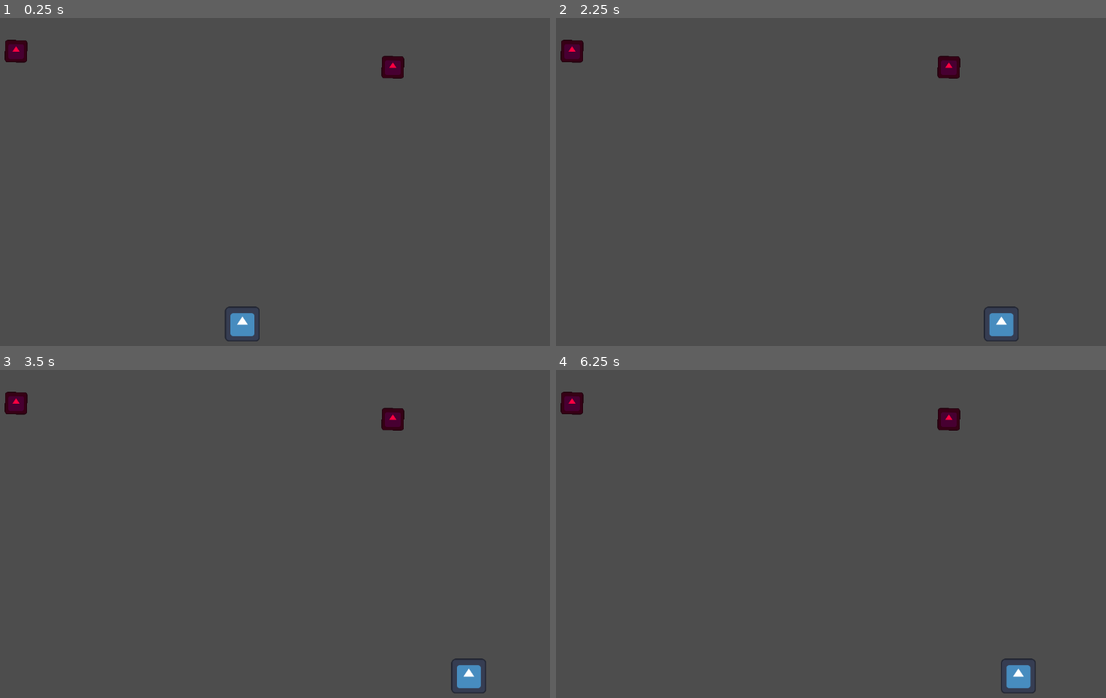
Above: before the commit, frames 1-4 (two rows, left to right).
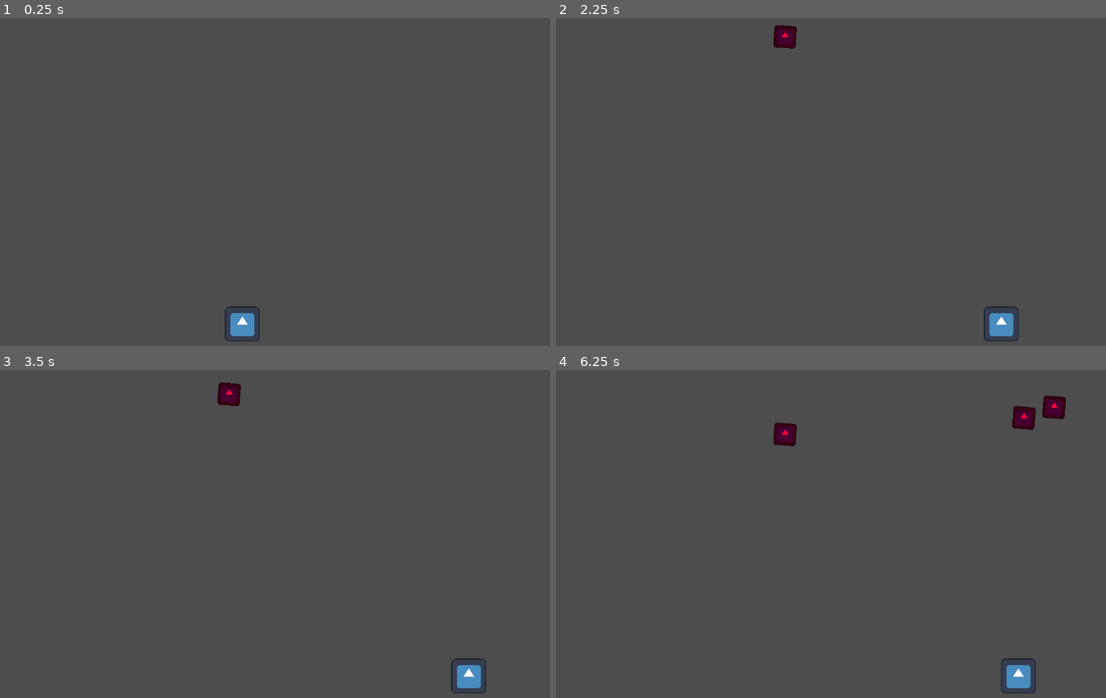
Above: after the commit, the same moments.

Repository: pengpa0012/godot-2d-platformer
Game: Godot game, scene res://Scenes/world.tscn
Two runs of this game, one before a commit and one after it. Both use one fixed random seed, a clock stepped at 60 frames per second and the inputs below. The engine's default icon, where the game draws it, is replaced by a stand-in: a white triangle on a blue panel in a dark square.
Inputs:
- Up to frame 1 (0.25 s): no input
- Up to frame 2 (2.25 s): tap Enter at 0.5 s; hold Right (ui_right) 0.53-2.03 s; hold Left (ui_left) from 2.03 s (still down)
- Up to frame 3 (3.5 s): release Left (ui_left) at 2.78 s; hold Right (ui_right) from 2.78 s (still down)
- Up to frame 4 (6.25 s): release Right (ui_right) at 4.28 s; hold Left (ui_left) 4.28-5.03 s; hold Right (ui_right) 5.03-5.78 s; hold Left (ui_left) from 5.78 s (still down)

The runs differ from the first frame. In frame 1, 0.6% of the frame differs, in the area x 0-74%, y 6-19%; in frame 2, 0.8%; in frame 3, 0.8%; in frame 4, 1.4%, in the area x 0-93%, y 6-24%.

Commit message:
add enemy spawner

Diff:
--- a/Scenes/enemy.tscn
+++ b/Scenes/enemy.tscn
@@ -1,12 +1,14 @@
-[gd_scene load_steps=3 format=3 uid="uid://n864tnms78r4"]
+[gd_scene load_steps=4 format=3 uid="uid://n864tnms78r4"]
 
 [ext_resource type="Texture2D" uid="uid://d3hjc7k3m0qr4" path="res://icon.svg" id="1_tp8q7"]
+[ext_resource type="Script" path="res://Script/enemy.gd" id="1_xbes0"]
 
 [sub_resource type="RectangleShape2D" id="RectangleShape2D_yhfpl"]
 size = Vector2(42, 42)
 
 [node name="Enemy" type="CharacterBody2D"]
 slide_on_ceiling = false
+script = ExtResource("1_xbes0")
 
 [node name="Icon" type="Sprite2D" parent="."]
 self_modulate = Color(1, 0, 0.254902, 1)
--- a/Scenes/player.tscn
+++ b/Scenes/player.tscn
@@ -1,7 +1,10 @@
-[gd_scene load_steps=4 format=3 uid="uid://maqjce46rx84"]
+[gd_scene load_steps=5 format=3 uid="uid://maqjce46rx84"]
 
 [ext_resource type="Texture2D" uid="uid://d3hjc7k3m0qr4" path="res://icon.svg" id="1_0jr7g"]
 [ext_resource type="Script" path="res://Script/player.gd" id="1_unsp6"]
+
+[sub_resource type="RectangleShape2D" id="RectangleShape2D_mslii"]
+size = Vector2(64, 64)
 
 [sub_resource type="RectangleShape2D" id="RectangleShape2D_xywf2"]
 size = Vector2(64, 64)
@@ -14,6 +17,14 @@
 scale = Vector2(0.523438, 0.523438)
 texture = ExtResource("1_0jr7g")
 
+[node name="Area2D" type="Area2D" parent="."]
+position = Vector2(-1, 0)
+
+[node name="CollisionShape2D" type="CollisionShape2D" parent="Area2D"]
+shape = SubResource("RectangleShape2D_mslii")
+
 [node name="CollisionShape2D" type="CollisionShape2D" parent="."]
 position = Vector2(-1, 0)
 shape = SubResource("RectangleShape2D_xywf2")
+
+[connection signal="body_entered" from="Area2D" to="." method="_on_area_2d_body_entered"]
--- a/Scenes/world.tscn
+++ b/Scenes/world.tscn
@@ -1,7 +1,7 @@
 [gd_scene load_steps=4 format=3 uid="uid://bvm7ottyykwkm"]
 
 [ext_resource type="PackedScene" uid="uid://maqjce46rx84" path="res://Scenes/player.tscn" id="1_rwmap"]
-[ext_resource type="PackedScene" uid="uid://n864tnms78r4" path="res://Scenes/enemy.tscn" id="2_36cxe"]
+[ext_resource type="Script" path="res://Script/EnemiesGenerator.gd" id="2_uu86k"]
 
 [sub_resource type="RectangleShape2D" id="RectangleShape2D_qgmoc"]
 size = Vector2(80.5, 652)
@@ -25,14 +25,13 @@
 position = Vector2(101, 207)
 shape = SubResource("RectangleShape2D_qgmoc")
 
-[node name="Enemies" type="Node2D" parent="."]
+[node name="EnemiesGenerator" type="Node2D" parent="."]
 position = Vector2(1.189, 0)
 rotation = 0.0691272
+script = ExtResource("2_uu86k")
 
-[node name="Enemy" parent="Enemies" instance=ExtResource("2_36cxe")]
-position = Vector2(130, 56.1547)
-rotation = -0.0693412
+[node name="Timer" type="Timer" parent="EnemiesGenerator"]
+wait_time = 2.0
+autostart = true
 
-[node name="Enemy2" parent="Enemies" instance=ExtResource("2_36cxe")]
-position = Vector2(854.412, 37.0724)
-rotation = -0.0693412
+[connection signal="timeout" from="EnemiesGenerator/Timer" to="EnemiesGenerator" method="_on_timer_timeout"]
--- /dev/null
+++ b/Script/EnemiesGenerator.gd
@@ -0,0 +1,12 @@
+extends Node2D
+
+const enemy_scene = preload("res://Scenes/enemy.tscn")
+
+func spawn_enemy():
+	var enemy = enemy_scene.instantiate(PackedScene.GEN_EDIT_STATE_MAIN)
+	enemy.position.x = randf_range(50, get_viewport_rect().size.x)
+	add_child(enemy)
+
+
+func _on_timer_timeout():
+	spawn_enemy()
--- /dev/null
+++ b/Script/enemy.gd
@@ -0,0 +1,21 @@
+extends CharacterBody2D
+
+
+const SPEED = 300.0
+const JUMP_VELOCITY = -400.0
+
+# Get the gravity from the project settings to be synced with RigidBody nodes.
+var gravity = ProjectSettings.get_setting("physics/2d/default_gravity")
+
+
+func _physics_process(delta):
+	# Add the gravity.
+	if not is_on_floor():
+		velocity.y += gravity * 0.01 * delta
+
+	move_and_slide()
+
+#	TODO
+#	-Add player move limit
+#	-Fix viewport issue
+#	-
--- a/Script/player.gd
+++ b/Script/player.gd
@@ -8,7 +8,6 @@
 
 	# Get the input direction and handle the movement/deceleration.
 	# As good practice, you should replace UI actions with custom gameplay actions.
-	print(get_viewport().get_visible_rect().size)
 	var direction = Input.get_axis("ui_left", "ui_right")
 	if direction:
 #		if self.position.x == 0 || self.position.x >= 1152:
@@ -18,3 +17,7 @@
 		velocity.x = move_toward(velocity.x, 0, SPEED)
 
 	move_and_slide()
+
+
+func _on_area_2d_body_entered(body):
+	print(body)
